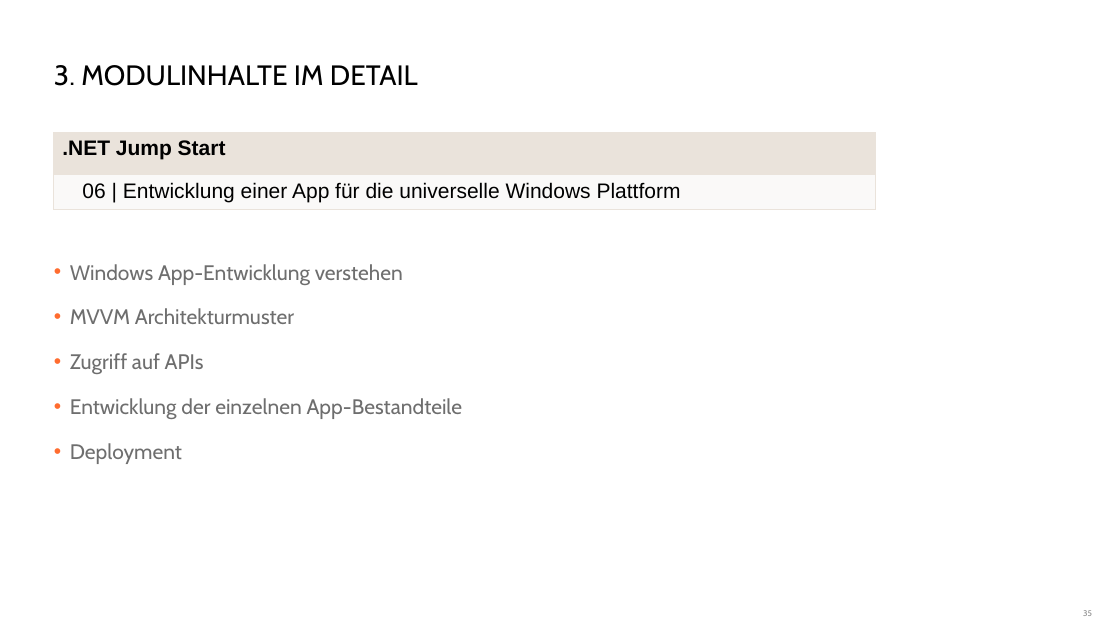
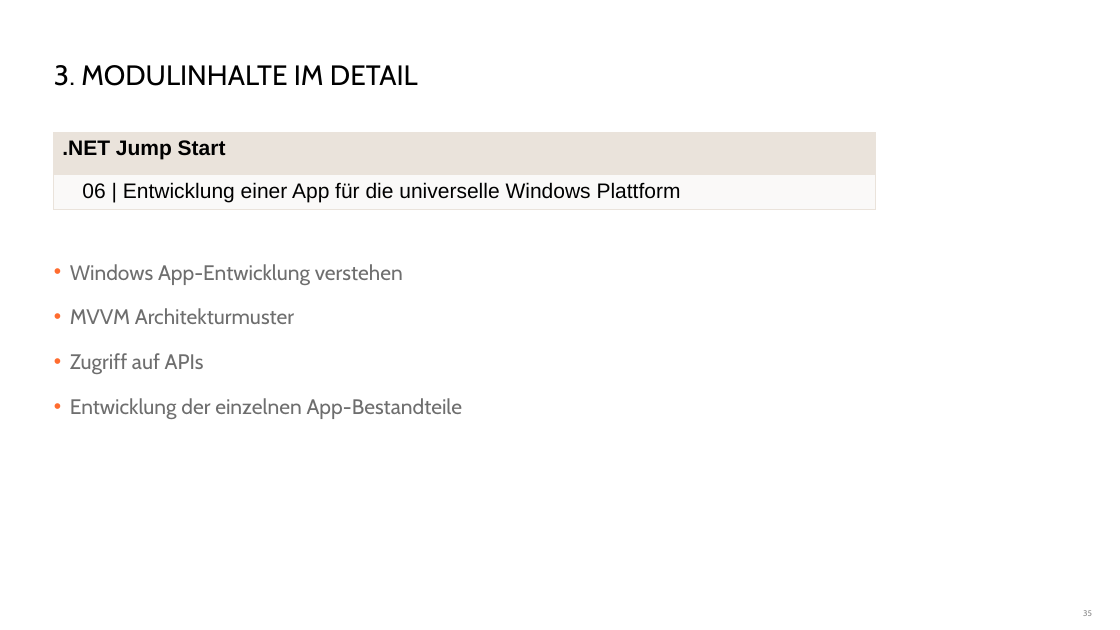
Before and after one commit to danielbeckmann/DotNETJumpStart, a slide deck: slide 35 of 01. Überblick/Überblick Workshop.pptx. Drawn at 1120x630 pixels with LibreOffice and Linux fonts; fonts in the diff are those of the drawing; background and template pictures are left out. Boxes give left, top, right and bottom in pixels: in the first picture for what was removed or moved away, otherwise in the second. Text is boxed around its words. In the diff, an @@ line names an element or a change of style, - is before the commit and + after.

```diff
--- a/01. Überblick/Überblick Workshop.pptx
+++ b/01. Überblick/Überblick Workshop.pptx
@@ text at (70, 443, 182, 464): paragraph removed @@
-• Deployment
```
Also in this commit, not shown: 1 other slide changed, 2 other files.
